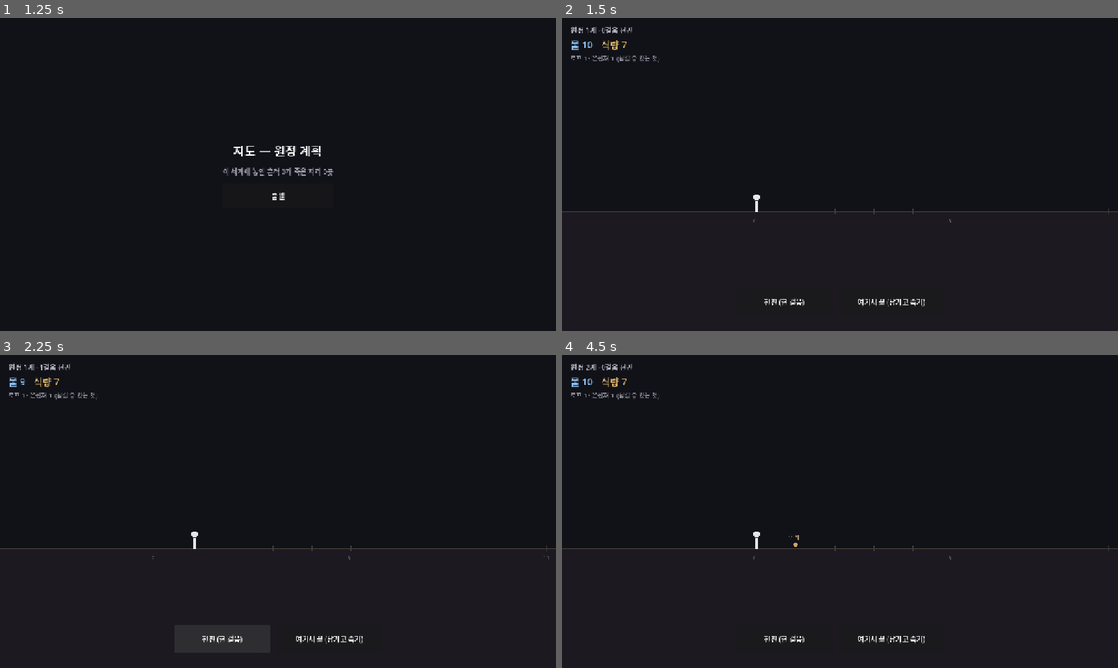
Above: before the commit, frames 1-4 (two rows, left to right).
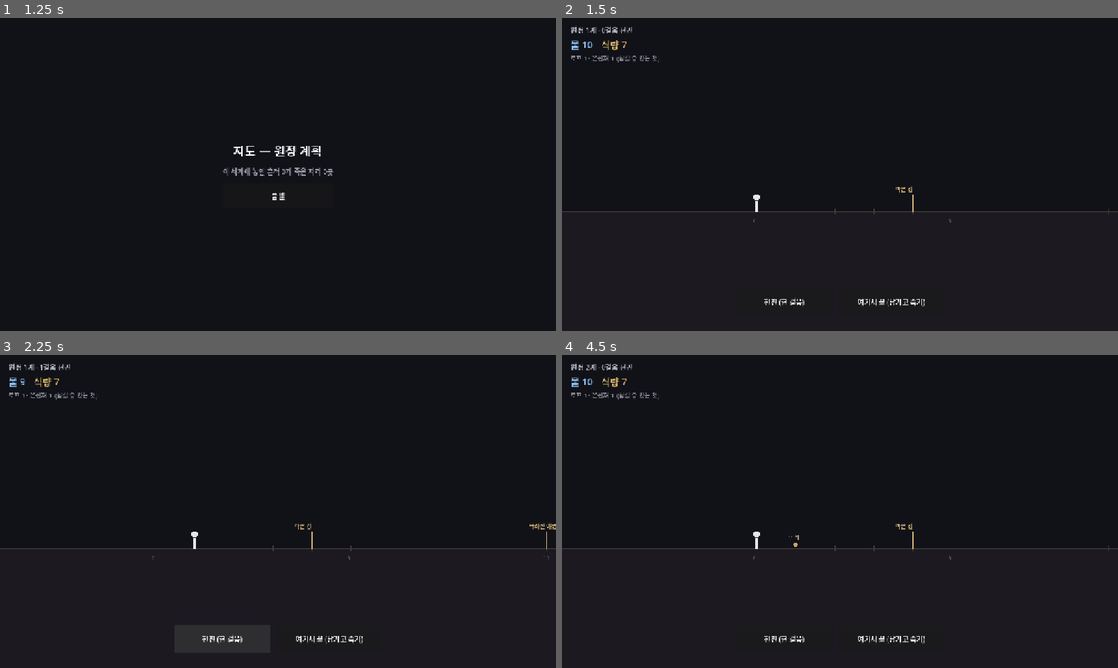
Above: after the commit, the same moments.

Repository: soomin007/Otherside
Game: Godot game, scene res://scenes/main.tscn
The game is run twice, just before and just after one commit, with the same random seed, the same clock (stepped at 60 frames per second) and the same inputs.
Inputs:
- Up to frame 1 (1.25 s): click "원정 떠나기" at 0.5 s
- Up to frame 2 (1.5 s): click "출발" at 1.25 s
- Up to frame 3 (2.25 s): click "전진 (한 걸음)" at 2 s
- Up to frame 4 (4.5 s): click "여기서 끝 (남기고 죽기)" at 2.75 s; click "지도로 돌아가기" at 3.5 s; click "출발" at 4.25 s

Frame 1 is identical in both runs. In frame 2, less than 0.1% of the frame differs, in the area x 60-64%, y 53-62%; in frame 3, 0.1%, in the area x 53-100%, y 53-62%; in frame 4, less than 0.1%.

Commit message:
feat(expedition): 랜덤 2~4 간격 + 아이코닉 랜드마크로 페이싱 개선
- core/Situations: LANDMARKS 4종(마른 강/버려진 야영지/뼈의 들판/폭풍의 문) 고정 걸음 등장 + landmark()
- core/ExpeditionRun: 고정 주기 제거, 일반 상황 2~4 랜덤 간격, 랜드마크 우선, _schedule_next 일원화
- ui/Expedition: 결정 카드 장소 이름, _draw 에 다가오는 랜드마크 마커(이름·지나침 색 구분)
- docs: 웹 한글 두부 깨짐 known_issues 등록, (긴급) 한글 폰트 임베드 backlog 최상단
- 검증: 로직 스모크 6회 PASS(랜드마크 고정 걸음 4/10/17, 일반 랜덤, 런 8~19걸음)

Co-Authored-By: Claude Opus 4.8 (1M context) <noreply@anthropic.com>
Claude-Session: https://claude.ai/code/session_01NxE6XuUrvw7ALg4QvvwS3T

Diff:
--- a/scripts/core/ExpeditionRun.gd
+++ b/scripts/core/ExpeditionRun.gd
@@ -4,12 +4,15 @@
 ## 한 번의 원정(현재 진행 중)의 순수 상태 + 전진/소모/상황 로직. 노드·렌더링 무의존, 테스트 가능.
 ## 자원 = 수명 (기획서 §3): 걸음마다 닳고, 소모 자원이 바닥나면 고갈사(소모 위협 = 갈증).
 ##
-## 페이싱: 매 걸음 자원이 닳고, SITUATION_EVERY 걸음마다 "상황"(Situations)이 떠 결정을 얹는다.
+## 페이싱: 매 걸음 자원이 닳고, 결정 상황이 떠 결정을 얹는다.
+##  - 일반 상황: 2~4걸음 랜덤 간격(GAP_MIN..GAP_MAX) 으로 등장(Situations.CATALOG).
+##  - 랜드마크: 정해진 걸음에 고정 등장(Situations.LANDMARKS) - 아이코닉한 장소가 페이싱의 앵커.
 ## 물은 걸음마다, 식량은 천천히 닳아 서로 다른 속도의 두 시계. 물이 보통 먼저 바닥나는 긴급한 시계.
 
 const WATER_PER_STEP: int = 1  ## 물은 매 걸음 소모 (갈증의 시계)
 const FOOD_EVERY: int = 2      ## 식량은 이 걸음 수마다 1 소모 (느린 배고픔)
-const SITUATION_EVERY: int = 3 ## 이 걸음 수마다 상황 카드 1장 (읽고 결정)
+const GAP_MIN: int = 2         ## 일반 상황 최소 간격 (걸음)
+const GAP_MAX: int = 4         ## 일반 상황 최대 간격 (걸음)
 
 var resources: Dictionary = {}        ## {"water": int, "food": int, "rope": int, "shelter": int}
 var leg: int = 0                      ## 전진한 걸음 수
@@ -19,15 +22,17 @@
 
 var rng := RandomNumberGenerator.new()
 var _last_situation_id: String = ""
+var _next_situation_leg: int = 0      ## 다음 일반 상황이 뜰 걸음
 
 func _init(starting: Dictionary = {}) -> void:
 	resources = starting.duplicate()
 	rng.randomize()
+	_schedule_next()
 
 func get_res(key: String) -> int:
 	return int(resources.get(key, 0))
 
-## 한 걸음 전진 — 소모 자원을 차감하고 고갈을 판정한다. 살아남고 주기가 되면 상황 카드를 세운다.
+## 한 걸음 전진 - 소모 자원을 차감하고 고갈을 판정한다. 살아남으면 랜드마크/일반 상황을 세운다.
 func step() -> void:
 	if not alive or not pending_situation.is_empty():
 		return
@@ -36,16 +41,28 @@
 	if leg % FOOD_EVERY == 0:
 		resources["food"] = get_res("food") - 1
 	_check_death()
-	if alive and leg % SITUATION_EVERY == 0:
-		pending_situation = Situations.pick(rng, _last_situation_id)
-		_last_situation_id = str(pending_situation.get("id", ""))
+	if not alive:
+		return
+	# 랜드마크가 일반 상황보다 우선. 어느 쪽이 떠도 다음 일반 상황 일정을 새로 잡는다.
+	if Situations.LANDMARKS.has(leg):
+		_set_pending(Situations.landmark(leg))
+	elif leg >= _next_situation_leg:
+		_set_pending(Situations.pick(rng, _last_situation_id))
 
-## 상황의 한 선택지를 적용한다 — 자원 델타 반영 후 고갈 판정. 선택이 곧 죽음일 수도 있다.
+## 상황의 한 선택지를 적용한다 - 자원 델타 반영 후 고갈 판정. 선택이 곧 죽음일 수도 있다.
 func apply_choice(effect: Dictionary) -> void:
 	for key in effect:
 		resources[key] = get_res(key) + int(effect[key])
 	pending_situation = {}
 	_check_death()
+
+func _set_pending(sit: Dictionary) -> void:
+	pending_situation = sit
+	_last_situation_id = str(sit.get("id", ""))
+	_schedule_next()
+
+func _schedule_next() -> void:
+	_next_situation_leg = leg + rng.randi_range(GAP_MIN, GAP_MAX)
 
 func _check_death() -> void:
 	if get_res("water") <= 0:
--- a/scripts/core/Situations.gd
+++ b/scripts/core/Situations.gd
@@ -1,11 +1,16 @@
 class_name Situations
 extends RefCounted
 
-## 횡스크롤 중 마주치는 "상황" 카드 — 읽고(판독) 한 가지 행동을 고른다(관리·대비).
+## 횡스크롤 중 마주치는 "상황" 카드 - 읽고(판독) 한 가지 행동을 고른다(관리·대비).
 ## This War of Mine 식 정적 결정 화면. 페이싱의 핵심: 걸음마다 동일한 전진 대신, 몇 걸음마다 결정을 얹는다.
+##
+## 두 종류:
+##  1) CATALOG - 일반 상황. 2~4걸음 랜덤 간격으로 떠 길에 잔잔한 결정을 깐다.
+##  2) LANDMARKS - 아이코닉한 장소. 정해진 걸음(leg)에 고정으로 떠 페이싱의 앵커가 된다(여러 런에 걸쳐 학습되는 지형).
+##
 ## 순수 데이터 카탈로그. 효과(effect)는 자원 델타 {water/food/rope/shelter: int}.
 ## 단서(threat)는 위협 삼각형(Threats.Kind)과 연결해 무엇을 대비하는지 읽히게 한다.
-## needs 가 있는 선택지는 그 자원이 모자라면 고를 수 없다(대비 자원의 희소성 → 결정의 무게).
+## needs 가 있는 선택지는 그 자원이 모자라면 고를 수 없다(대비 자원의 희소성 -> 결정의 무게).
 
 const CATALOG: Array = [
 	{
@@ -46,7 +51,51 @@
 	},
 ]
 
-## 다음 상황을 고른다. 직전과 같은 id 는 피한다(연속 중복 방지).
+## 아이코닉한 장소 - 정해진 걸음에 고정으로 등장. 키 = leg(int), 값 = 상황(name 필드 포함).
+const LANDMARKS: Dictionary = {
+	4: {
+		"id": "dry_river",
+		"name": "마른 강",
+		"threat": Threats.Kind.CONSUMPTION,
+		"text": "한때 강이 흐르던 자리. 바닥이 쩍쩍 갈라졌다. 깊이 파면 물기가 남았을지도.",
+		"choices": [
+			{"label": "바닥을 판다", "effect": {"water": 4, "food": -1}},
+			{"label": "그냥 지나친다", "effect": {}},
+		],
+	},
+	10: {
+		"id": "ruined_camp",
+		"name": "버려진 야영지",
+		"threat": Threats.Kind.CONSUMPTION,
+		"text": "지난 원정대의 야영지. 천막이 모래에 반쯤 묻혔다. 한 곳만 뒤질 시간이 있다.",
+		"choices": [
+			{"label": "식량 자루를 챙긴다", "effect": {"food": 3}},
+			{"label": "버려진 은신막을 챙긴다", "effect": {"shelter": 1}},
+		],
+	},
+	17: {
+		"id": "field_of_bones",
+		"name": "뼈의 들판",
+		"threat": Threats.Kind.CONSUMPTION,
+		"text": "원정대 여럿이 여기서 끝났다. 모래에 반쯤 묻힌 뼈와 물통들.",
+		"choices": [
+			{"label": "물통을 거둔다", "effect": {"water": 2, "food": 2}},
+			{"label": "두 손 모으고 지나친다", "effect": {}},
+		],
+	},
+	25: {
+		"id": "storm_gate",
+		"name": "폭풍의 문",
+		"threat": Threats.Kind.STORM,
+		"text": "협곡 입구를 폭풍이 가로막았다. 모래가 살을 벤다.",
+		"choices": [
+			{"label": "은신처 치고 잦아들길 기다린다", "effect": {"shelter": -1}, "needs": {"shelter": 1}},
+			{"label": "눈 감고 뚫고 간다", "effect": {"water": -3, "food": -2}},
+		],
+	},
+}
+
+## 다음 일반 상황을 고른다. 직전과 같은 id 는 피한다(연속 중복 방지).
 static func pick(rng: RandomNumberGenerator, last_id: String = "") -> Dictionary:
 	var pool: Array = []
 	for s in CATALOG:
@@ -57,6 +106,10 @@
 	var picked: Dictionary = pool[rng.randi_range(0, pool.size() - 1)]
 	return picked
 
+## 해당 걸음의 랜드마크 상황 (없으면 빈 Dictionary).
+static func landmark(leg: int) -> Dictionary:
+	return LANDMARKS.get(leg, {})
+
 ## 선택지가 지금 가능한지 (needs 충족 여부).
 static func can_choose(choice: Dictionary, resources: Dictionary) -> bool:
 	var needs: Dictionary = choice.get("needs", {})
--- a/scripts/ui/Expedition.gd
+++ b/scripts/ui/Expedition.gd
@@ -22,6 +22,7 @@
 var _death_label: Label
 
 var _sit_panel: Control
+var _sit_name_label: Label
 var _sit_threat_label: Label
 var _sit_text_label: Label
 var _choice_box: VBoxContainer
@@ -111,6 +112,11 @@
 	box.add_theme_constant_override("separation", 14)
 	box.custom_minimum_size = Vector2(520, 0)
 	center.add_child(box)
+
+	_sit_name_label = Label.new()
+	_sit_name_label.horizontal_alignment = HORIZONTAL_ALIGNMENT_CENTER
+	_sit_name_label.add_theme_font_size_override("font_size", 26)
+	box.add_child(_sit_name_label)
 
 	_sit_threat_label = Label.new()
 	_sit_threat_label.horizontal_alignment = HORIZONTAL_ALIGNMENT_CENTER
@@ -200,6 +206,9 @@
 
 func _show_situation() -> void:
 	var sit: Dictionary = _run.pending_situation
+	var place_name: String = str(sit.get("name", ""))
+	_sit_name_label.text = place_name
+	_sit_name_label.visible = place_name != ""
 	var threat_kind: int = int(sit.get("threat", Threats.Kind.CONSUMPTION))
 	var threat_info: Dictionary = Threats.info(threat_kind)
 	_sit_threat_label.text = "[ %s ]" % str(threat_info.get("label", "상황"))
@@ -317,6 +326,18 @@
 		if not t.tags.is_empty() and font != null:
 			draw_string(font, Vector2(tx - 16.0, ground_y - 22.0), " ".join(PackedStringArray(t.tags)), HORIZONTAL_ALIGNMENT_LEFT, -1, 12, Color(0.7, 0.6, 0.45))
 
+	# 아이코닉한 장소 (랜드마크) - 다가오는 앵커를 미리 보여준다
+	for lm_leg in Situations.LANDMARKS:
+		var lx: float = lm_leg * STEP_PX + offset
+		if lx < -40.0 or lx > rect.x + 40.0:
+			continue
+		var passed: bool = lm_leg < _run.leg
+		var lm_col: Color = Color(0.5, 0.46, 0.4) if passed else Color(0.82, 0.7, 0.46)
+		draw_line(Vector2(lx, ground_y), Vector2(lx, ground_y - 40.0), lm_col, 2.0)
+		if font != null:
+			var lm: Dictionary = Situations.LANDMARKS[lm_leg]
+			draw_string(font, Vector2(lx - 40.0, ground_y - 48.0), str(lm.get("name", "")), HORIZONTAL_ALIGNMENT_LEFT, 120, 13, lm_col)
+
 	# 걷는 이
 	_draw_walker(Vector2(walker_x, ground_y), _run.alive)
 
Not shown, changed: docs/design/backlog.md
Not shown, changed: docs/design/known_issues.md
Not shown, added: session_logs/2026-06-30.md
